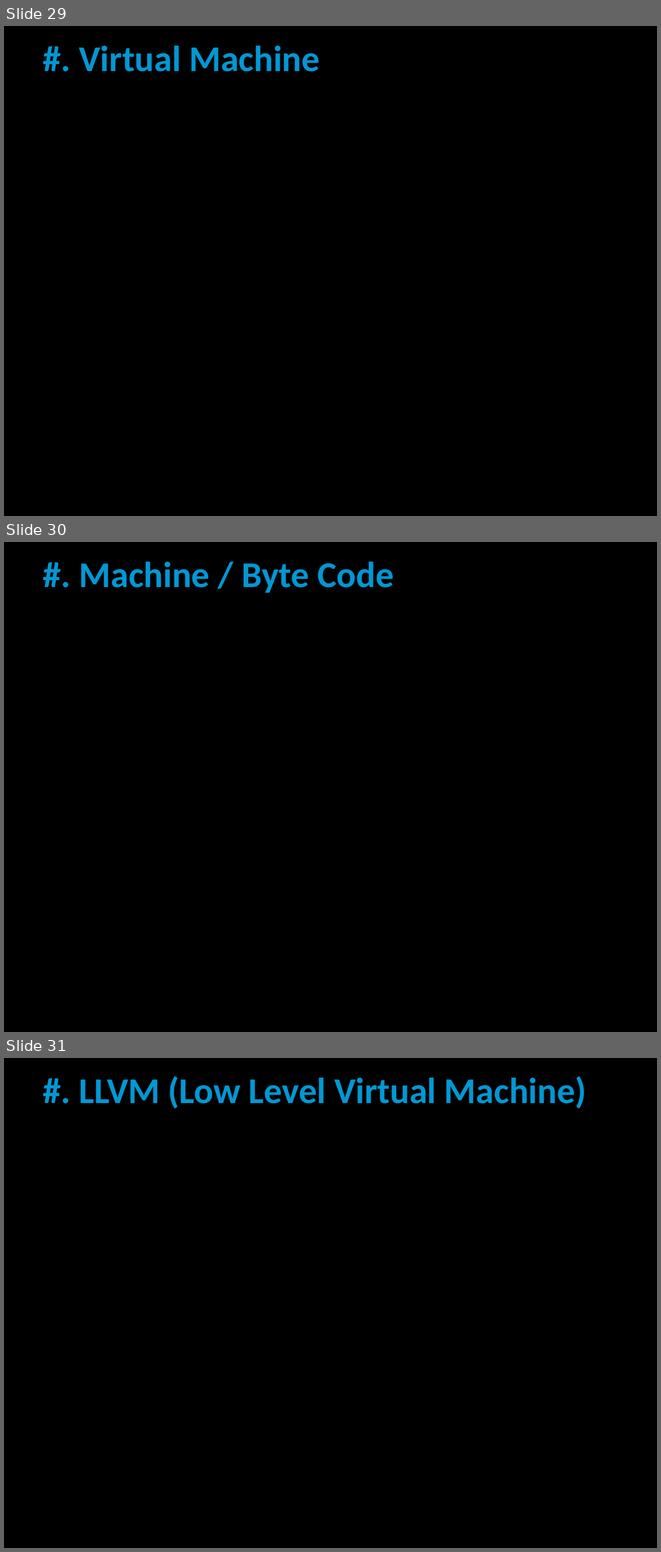
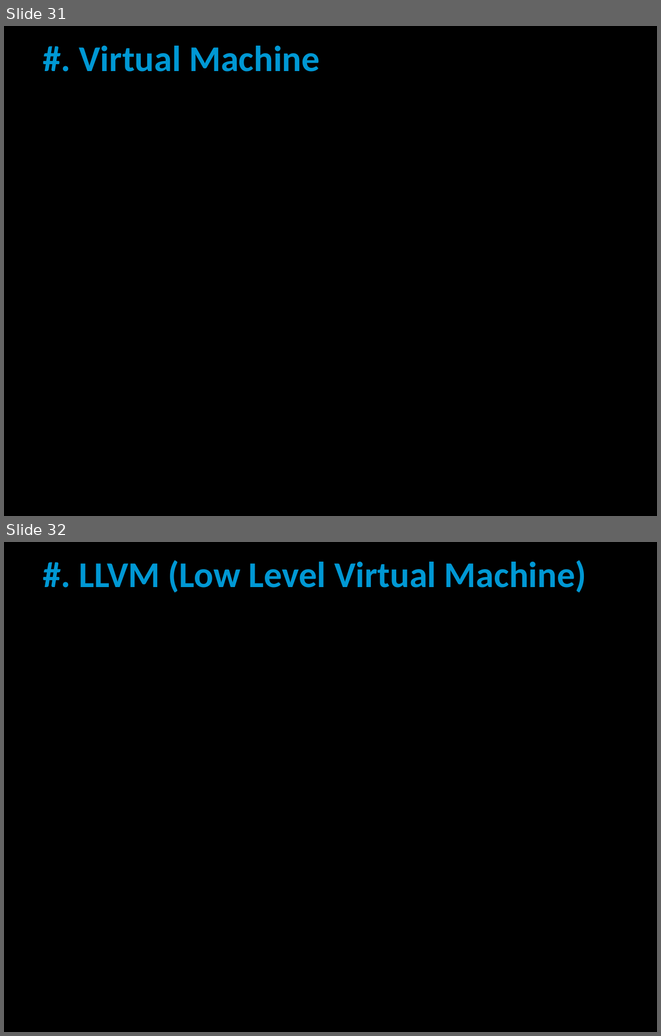
Before and after one commit to liamcarter111/Lectures, a slide deck: Imperial_College_29-01-2020/Presentation.pptx. Shown one above the other, each under a label of ours: slides 29, 30 and 31 before the commit, slides 31 and 32 after it. The pictures are 661x1552 and 661x1036 pixels, drawn with LibreOffice and Linux fonts; fonts in the diff are those of the drawing. Boxes give left, top, right and bottom in pixels: in the first picture for what was removed or moved away, otherwise in the second. Text is boxed around its words. In the diff, an @@ line names an element or a change of style, - is before the commit and + after.

```diff
--- a/Imperial_College_29-01-2020/Presentation.pptx
+++ b/Imperial_College_29-01-2020/Presentation.pptx
@@ slide 30 removed at box(4, 542, 657, 1032), background #000000 @@
@@ title removed at box(79, 562, 394, 593) @@
-#. Machine / Byte Code
@@ what was slide 29 is now slide 31 @@
@@ what was slide 31 is now slide 32 @@
```
Also in this commit, not shown: 3 slides added.
